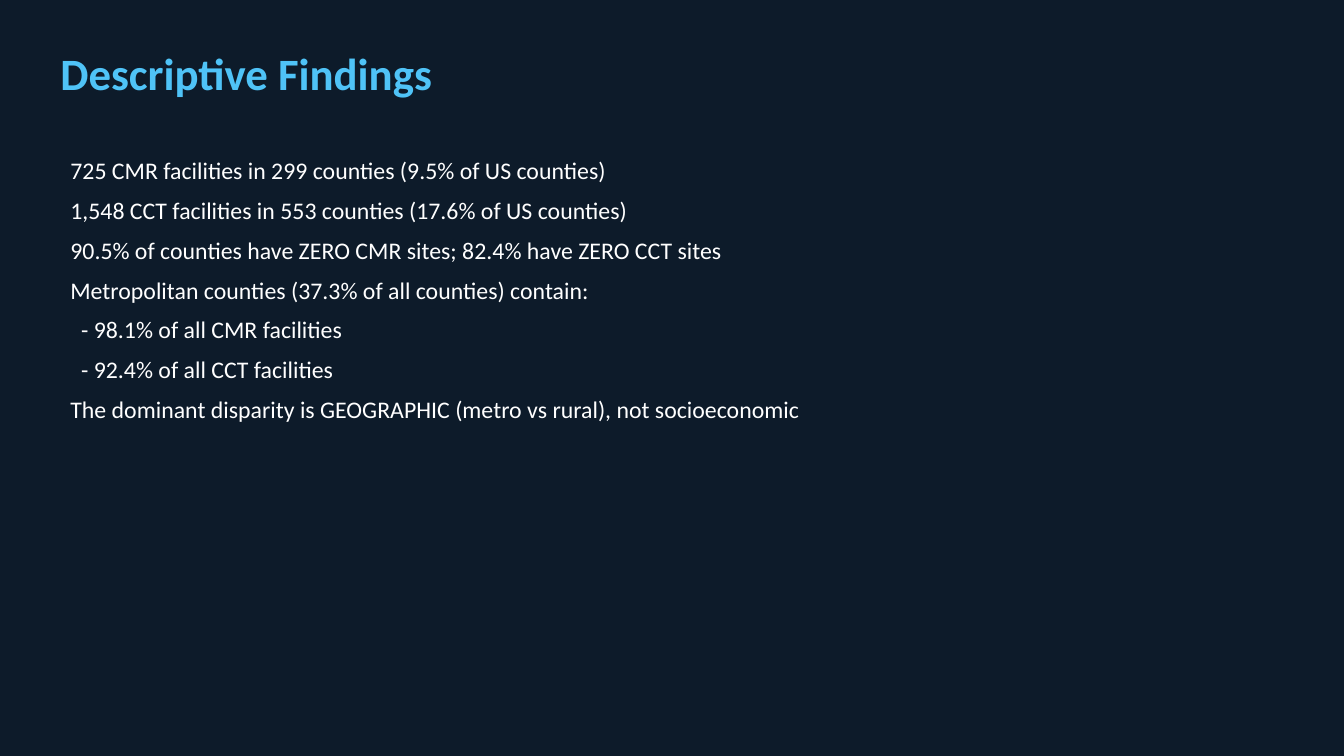
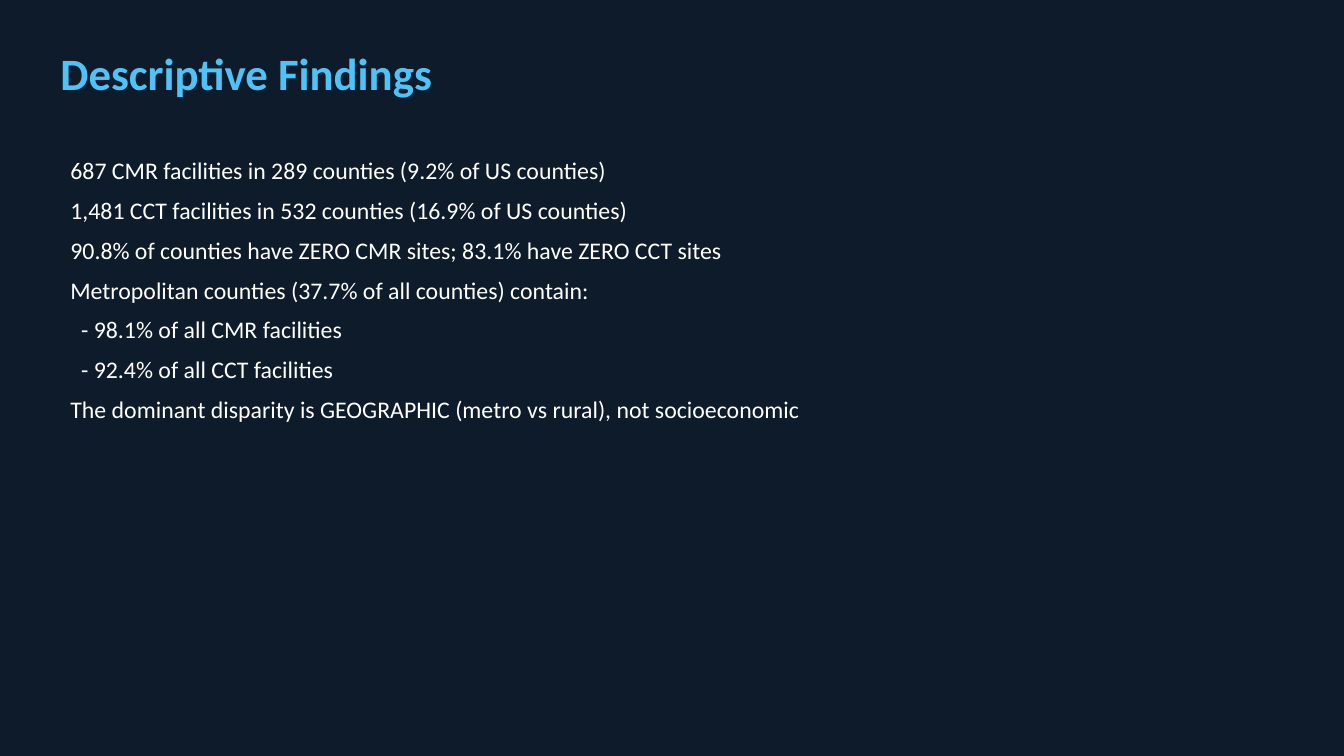
Before and after one commit to abdulrazakucc/geo-spatial-analysis, a slide deck: slide 4 of output/documents/ACR_Cardiac_Imaging_Presentation.pptx. Drawn at 1344x756 pixels with LibreOffice and Linux fonts; fonts in the diff are those of the drawing. Boxes give left, top, right and bottom in pixels: in the first picture for what was removed or moved away, otherwise in the second. Text is boxed around its words. In the diff, an @@ line names an element or a change of style, - is before the commit and + after.

```diff
--- a/output/documents/ACR_Cardiac_Imaging_Presentation.pptx
+++ b/output/documents/ACR_Cardiac_Imaging_Presentation.pptx
@@ text at [70,161,722,303]: text changed @@
-725 CMR facilities in 299 counties (9.5% of US counties)
-1,548 CCT facilities in 553 counties (17.6% of US counties)
-90.5% of counties have ZERO CMR sites; 82.4% have ZERO CCT sites
-Metropolitan counties (37.3% of all counties) contain:
+687 CMR facilities in 289 counties (9.2% of US counties)
+1,481 CCT facilities in 532 counties (16.9% of US counties)
+90.8% of counties have ZERO CMR sites; 83.1% have ZERO CCT sites
+Metropolitan counties (37.7% of all counties) contain:
```
Also in this commit, not shown: 5 other slides changed, 5 other files.
